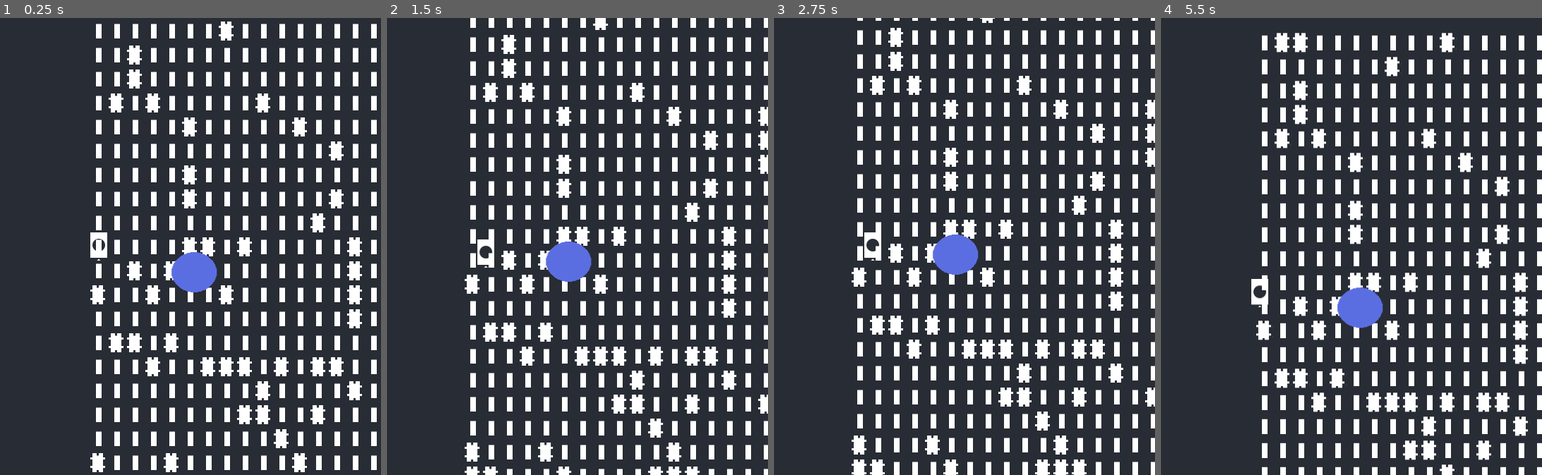
Above: before the commit, frames 1-4 (left to right).
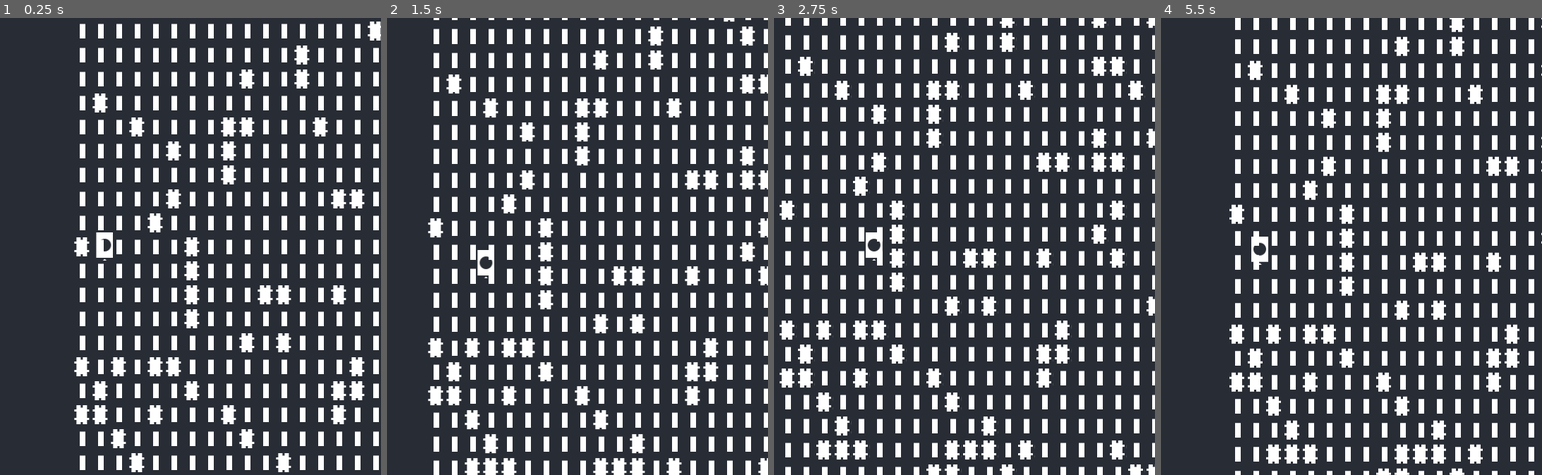
Above: after the commit, the same moments.

Repository: grantlouisherman/TransMigration
Game: Godot game, scene res://scene/main/main_scene.tscn
Two runs of this game, one before a commit and one after it. Both use one fixed random seed, a clock stepped at 60 frames per second and the inputs below.
Inputs:
- Up to frame 1 (0.25 s): no input
- Up to frame 2 (1.5 s): tap Enter at 0.5 s; hold D (move_right) 0.53-1.28 s; hold S (move_down) from 1.28 s (still down)
- Up to frame 3 (2.75 s): release S (move_down) at 2.03 s; hold D (move_right) from 2.03 s (still down)
- Up to frame 4 (5.5 s): release D (move_right) at 2.78 s; hold W (move_up) 2.78-3.53 s; hold A (move_left) 3.53-5.03 s; hold S (move_down) from 5.03 s (still down)

The runs differ from the first frame. In frame 1, 17% of the frame differs, in the area x 19-100%, y 0-100%; in frame 2, 27%; in frame 3, 26%; in frame 4, 37%, in the area x 17-100%, y 0-100%.

Commit message:
Just randon shit, the points load dynamically. The boundaries still dont cover the full view port

Diff:
--- a/scene/main/Boundary.tscn
+++ b/scene/main/boundaries/Boundary.tscn
@@ -1,12 +1,11 @@
 [gd_scene load_steps=3 format=3 uid="uid://ducumxe5h0upf"]
 
-[ext_resource type="Script" path="res://scene/main/boundary.gd" id="1_2nl0r"]
+[ext_resource type="Script" path="res://scene/main/boundaries/horz_boundary_collision_shape_2d.gd" id="1_nnv8q"]
 
 [sub_resource type="RectangleShape2D" id="RectangleShape2D_77gu7"]
 size = Vector2(807, 20)
 
 [node name="Node2D" type="Node2D"]
-script = ExtResource("1_2nl0r")
 
 [node name="Boundary" type="Node2D" parent="."]
 
@@ -18,3 +17,4 @@
 visibility_layer = 7
 position = Vector2(393.5, 0)
 shape = SubResource("RectangleShape2D_77gu7")
+script = ExtResource("1_nnv8q")
--- /dev/null
+++ b/scene/main/boundaries/horz_boundary_collision_shape_2d.gd
@@ -0,0 +1,13 @@
+extends CollisionShape2D
+
+
+# Called when the node enters the scene tree for the first time.
+func _ready():
+	var viewport_size = get_viewport().size
+	var viewport_width = viewport_size.x * 2
+	var rect = shape as RectangleShape2D
+	rect.extents = Vector2(viewport_width, 10)
+
+# Called every frame. 'delta' is the elapsed time since the previous frame.
+func _process(delta: float) -> void:
+	pass
--- a/scene/main/main_scene.tscn
+++ b/scene/main/main_scene.tscn
@@ -1,11 +1,9 @@
-[gd_scene load_steps=7 format=3 uid="uid://bxex6ljv1ufox"]
+[gd_scene load_steps=5 format=3 uid="uid://bxex6ljv1ufox"]
 
-[ext_resource type="Script" path="res://scene/main/InitWorld.gd" id="1_cu24e"]
-[ext_resource type="Script" path="res://scene/main/main_scene.gd" id="1_lr2yx"]
-[ext_resource type="PackedScene" uid="uid://fkx7vp44rkx8" path="res://scene/points/point_a.tscn" id="4_sceke"]
-[ext_resource type="PackedScene" uid="uid://cfnpxlf17rjg4" path="res://scene/points/point_b.tscn" id="4_vkjs4"]
-[ext_resource type="PackedScene" uid="uid://ducumxe5h0upf" path="res://scene/main/Boundary.tscn" id="5_t7cbe"]
-[ext_resource type="PackedScene" uid="uid://4st4tb4a22vd" path="res://scene/main/Boundary_vertical.tscn" id="6_dnnuh"]
+[ext_resource type="Script" path="res://scene/main/scripts/InitWorld.gd" id="1_cu24e"]
+[ext_resource type="Script" path="res://scene/main/scripts/main_scene.gd" id="1_lr2yx"]
+[ext_resource type="PackedScene" uid="uid://ducumxe5h0upf" path="res://scene/main/boundaries/Boundary.tscn" id="5_t7cbe"]
+[ext_resource type="PackedScene" uid="uid://4st4tb4a22vd" path="res://scene/main/boundaries/Boundary_vertical.tscn" id="6_dnnuh"]
 
 [node name="MainScene" type="Node2D" groups=["pc"]]
 script = ExtResource("1_lr2yx")
@@ -22,19 +20,11 @@
 text = "You winnnnnnn"
 fit_content = true
 
-[node name="Point_A" parent="." instance=ExtResource("4_sceke")]
-position = Vector2(76, 118)
-
-[node name="Point B" parent="." instance=ExtResource("4_vkjs4")]
-position = Vector2(26, -142)
-
-[node name="Boundary_1" parent="." instance=ExtResource("5_t7cbe")]
-
 [node name="Boundary_2" parent="." instance=ExtResource("5_t7cbe")]
-position = Vector2(4, 503)
+position = Vector2(-771, 485)
 
 [node name="Boundary_3" parent="." instance=ExtResource("6_dnnuh")]
 position = Vector2(-6, 17)
 
 [node name="Boundary_4" parent="." instance=ExtResource("6_dnnuh")]
-position = Vector2(810, 6)
+position = Vector2(-164, 104)
--- a/scene/main/InitWorld.gd
+++ b/scene/main/scripts/InitWorld.gd
@@ -4,7 +4,7 @@
 
 var ConvertCoord = preload("res://library/ConvertCoord.gd").new()
 var GroupName = preload("res://library/GroupName.gd").new()
-var Main = preload("res://scene/main/main_scene.gd").new()
+var Main = preload("res://scene/main/scripts/main_scene.gd").new()
 var DungeonSize = preload("res://library/DungeonSize.gd").new()
 var Player = preload("res://sprites/player.tscn")
 var Wall = preload("res://sprites/wall.tscn")
@@ -12,6 +12,9 @@
 var Dwarf = preload("res://sprites/dwarf.tscn")
 var ArrowX = preload("res://sprites/arrow_x.tscn")
 var ArrowY = preload("res://sprites/arrow_y.tscn")
+var PointA = preload("res://scene/points/point_a.tscn")
+var PointB = preload("res://scene/points/point_b.tscn")
+var Boundary = preload("res://scene/main/boundaries/Boundary.tscn")
 # Called when the node enters the scene tree for the first time.
 var rng = RandomNumberGenerator.new()
 var last_wall_location
@@ -25,10 +28,17 @@
 	var viewport_width = viewport_size.x / 2
 	var viewport_height = viewport_size.y /2
 	print("WIDTH: ", viewport_width,"  Height: ",  viewport_height)
+	# Player Spawn
+	_create_spawn_point(viewport_width, viewport_height, Player)
+
+	# Point A + B Spawn
+	_create_spawn_point(viewport_width, viewport_height, PointA)
+	_create_spawn_point(viewport_width, viewport_height, PointB)
+
+	# Create Dungeon Floor && Walls
 	_create_dungeon(viewport_width/2, viewport_height/2, Floor, GroupName.DUNGEON, false)
-	_create_spawn_point(viewport_width, viewport_height)
 	_create_dungeon(viewport_width/2, viewport_height/2, Wall, GroupName.DUNGEON, true)
-
+	_create_horizontal_boundary()
 
 #func _process(delta: float) -> void:
 	#cooldown -= delta
@@ -37,13 +47,16 @@
 		#cooldown = 1.0
 
 
-func _create_spawn_point(max_x: int, max_y: int):
+func _create_horizontal_boundary():
+	_create_sprite(Boundary, "Boundaries", 0, 0)
+
+func _create_spawn_point(max_x: int, max_y: int, prefab: PackedScene):
 		var rand_x = rng.randf_range(0, max_x)
 		var rand_y = rng.randf_range(0,  max_y )
 		print("spawn x   :", rand_x, " spawn y  ", rand_y)
 		spawn_point_x = rand_x
 		spawn_pont_y = rand_y
-		_create_sprite(Player, "SpawnPoint", 0, 10, 1, 1)
+		_create_sprite(prefab, "SpawnPoint", 0, 10, 1, 1)
 
 
 func _create_sprite(
--- a/scene/main/main_scene.gd
+++ b/scene/main/scripts/main_scene.gd
@@ -12,11 +12,13 @@
 	#var button_node = get_node("Player")
 	#print(button_node)
 func _won() -> void:
-	print("WINNER")
+	#print("WINNER")
 	move_walls.emit()
 
 func _red_touched():
-	print("READ")
+	#print("READ")
+	pass
 
 func _blue_touched():
-	print("BLUE")
+	#print("BLUE")
+	pass
--- a/scene/points/point_b.tscn
+++ b/scene/points/point_b.tscn
@@ -1,5 +1,6 @@
-[gd_scene load_steps=3 format=3 uid="uid://cfnpxlf17rjg4"]
+[gd_scene load_steps=4 format=3 uid="uid://cfnpxlf17rjg4"]
 
+[ext_resource type="Script" path="res://scene/points/point_b_rigid_body.gd" id="1_kx306"]
 [ext_resource type="Texture2D" uid="uid://c7bxdamu3bnr4" path="res://resource/End_Circle.png" id="1_o5b0n"]
 
 [sub_resource type="CircleShape2D" id="CircleShape2D_k2ljm"]
@@ -9,6 +10,8 @@
 
 [node name="Blue" type="StaticBody2D" parent="."]
 position = Vector2(-418, 254)
+disable_mode = 1
+script = ExtResource("1_kx306")
 
 [node name="Sprite2D" type="Sprite2D" parent="Blue"]
 position = Vector2(576, 322)
Renamed: scene/main/Boundary_vertical.tscn -> scene/main/boundaries/Boundary_vertical.tscn
Renamed: scene/main/boundary.gd -> scene/main/scripts/boundary.gd
